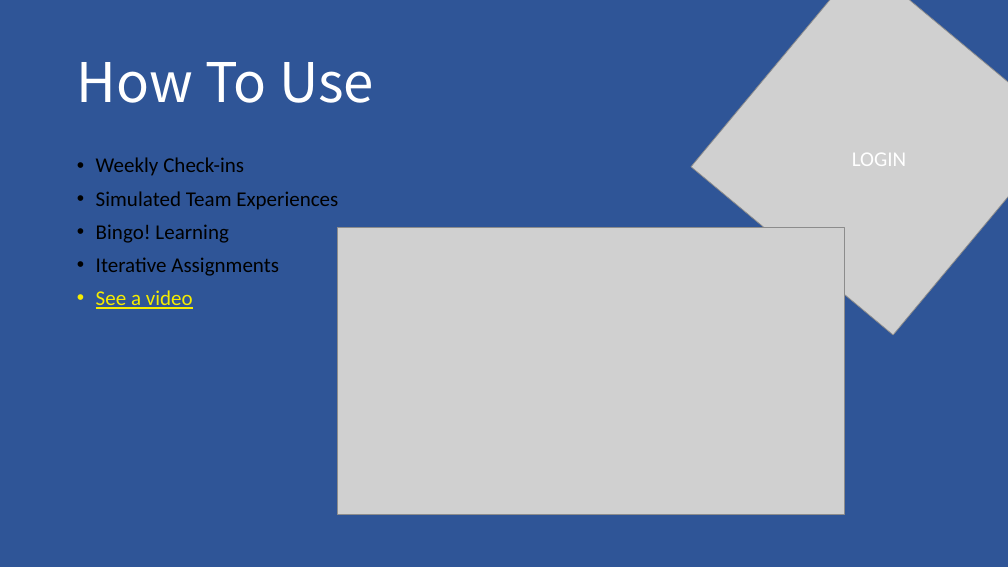
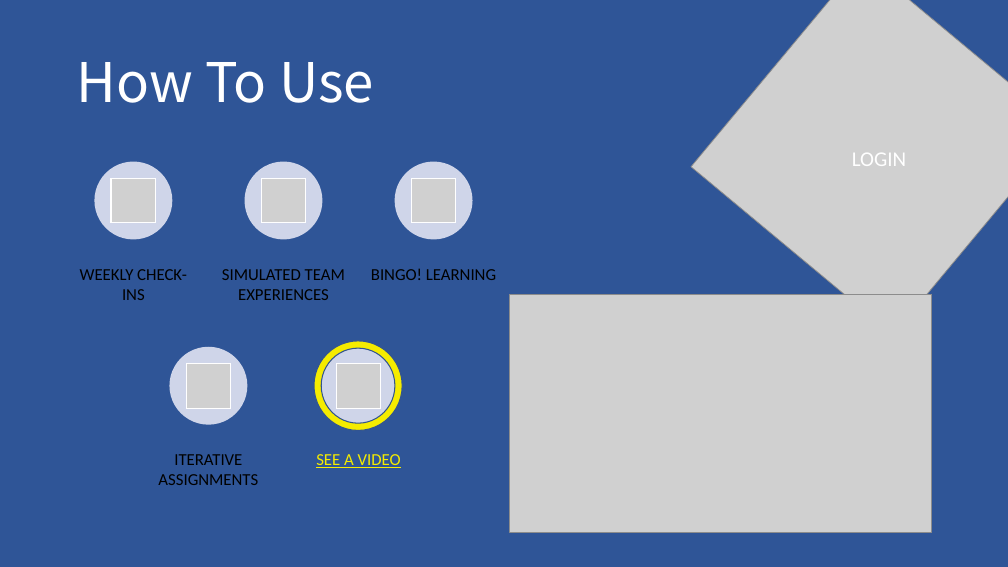
Before and after one commit to mgmodell/CoLab, a slide deck: slide 11 of doc/intro_screen/colabppt.pptx (slide 10 before the commit). Drawn at 1008x567 pixels with LibreOffice and Linux fonts; fonts in the diff are those of the drawing; grey boxes stand for pictures. Boxes give left, top, right and bottom in pixels: in the first picture for what was removed or moved away, otherwise in the second. Text is boxed around its words. In the diff, an @@ line names an element or a change of style, - is before the commit and + after.

```diff
--- a/doc/intro_screen/colabppt.pptx
+++ b/doc/intro_screen/colabppt.pptx
@@ text removed at (x1=96, y1=157, x2=338, y2=309) @@
-• Weekly Check-ins
-• Simulated Team Experiences
-• Bingo! Learning
-• Iterative Assignments
-• See a video
@@ picture resized from (x1=337, y1=228, x2=845, y2=514) to (x1=510, y1=294, x2=932, y2=532) @@
@@ donut added at (x1=314, y1=341, x2=402, y2=430), fill #F5EC00, outline #325491 1 pt @@
@@ group added at (x1=80, y1=162, x2=496, y2=485): 5 ellipses, 5 pictures, 5 texts @@
+WEEKLY CHECK-INS
+SIMULATED TEAM EXPERIENCES
+BINGO! LEARNING
+ITERATIVE ASSIGNMENTS
+SEE A VIDEO
```
Also in this commit, not shown: 5 other slides changed, 1 other file.
